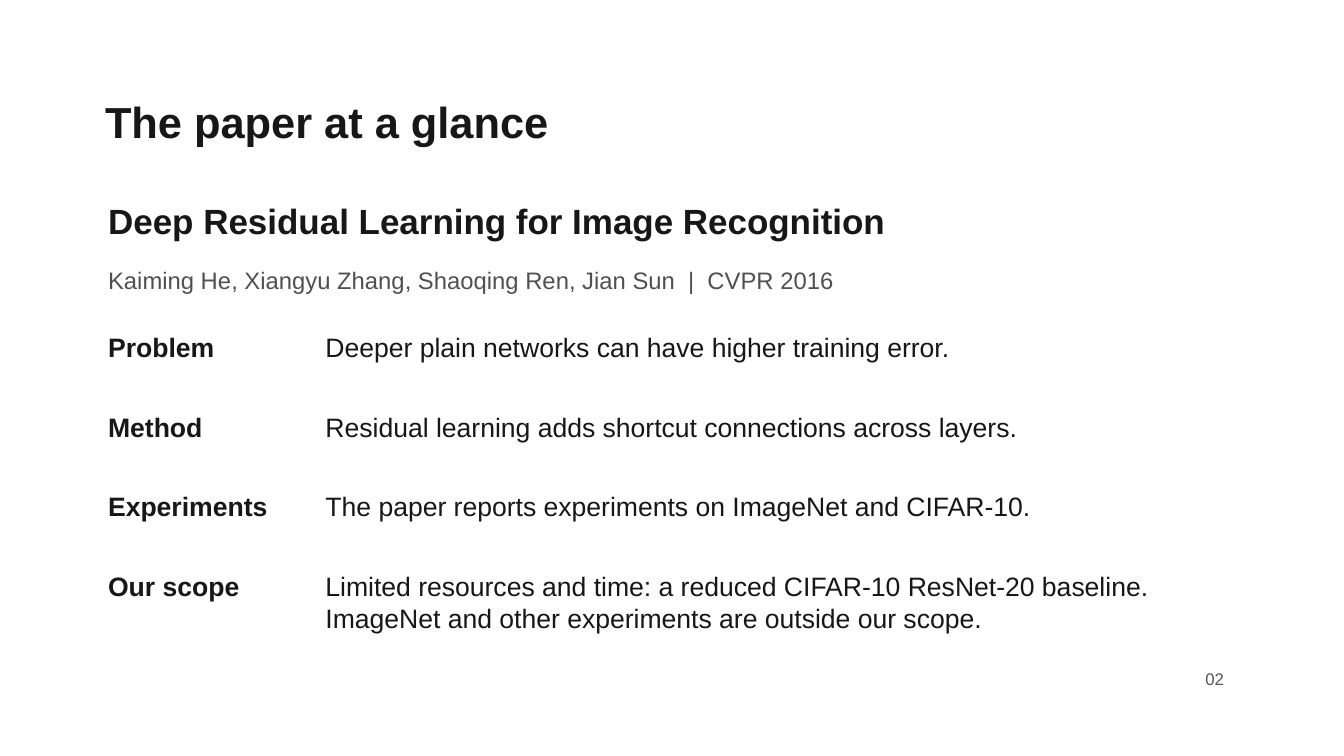
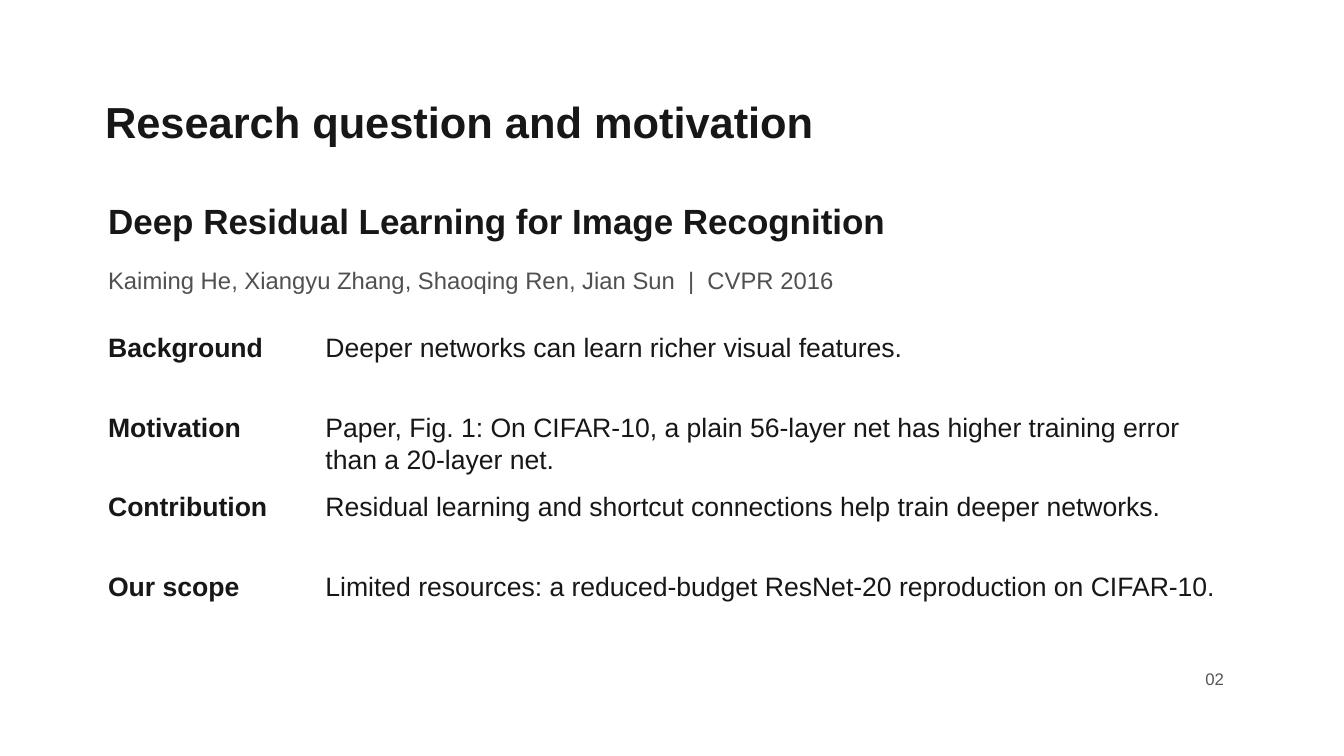
Before and after one commit to liuyanze910-svg/miae01-resnet-replication, a slide deck: slide 2 of docs/slides/week4_a_background_methods.pptx. Drawn at 1344x756 pixels with LibreOffice and Linux fonts; fonts in the diff are those of the drawing; background and template pictures are left out. Boxes give left, top, right and bottom in pixels: in the first picture for what was removed or moved away, otherwise in the second. Text is boxed around its words. In the diff, an @@ line names an element or a change of style, - is before the commit and + after.

Commit message:
2260032041 SuSiying Week4 clarify research motivation

```diff
--- a/docs/slides/week4_a_background_methods.pptx
+++ b/docs/slides/week4_a_background_methods.pptx
@@ text at (105,106,813,147): text changed @@
-The paper at a glance
+Research question and motivation
@@ text at (108,337,263,362): text changed @@
-Problem
+Background
@@ text at (325,337,902,362): text changed @@
-Deeper plain networks can have higher training error.
+Deeper networks can learn richer visual features.
@@ text at (108,417,241,438): text changed @@
-Method
+Motivation
@@ text at (325,417,1179,474): text changed @@
-Residual learning adds shortcut connections across layers.
+Paper, Fig. 1: On CIFAR-10, a plain 56-layer net has higher training error than a 20-layer net.
@@ text at (108,496,267,517): text changed @@
-Experiments
+Contribution
@@ text at (325,496,1161,522): text changed @@
-The paper reports experiments on ImageNet and CIFAR-10.
+Residual learning and shortcut connections help train deeper networks.
@@ text at (325,576,1215,602): text changed @@
-Limited resources and time: a reduced CIFAR-10 ResNet-20 baseline.
-ImageNet and other experiments are outside our scope.
+Limited resources: a reduced-budget ResNet-20 reproduction on CIFAR-10.
```
